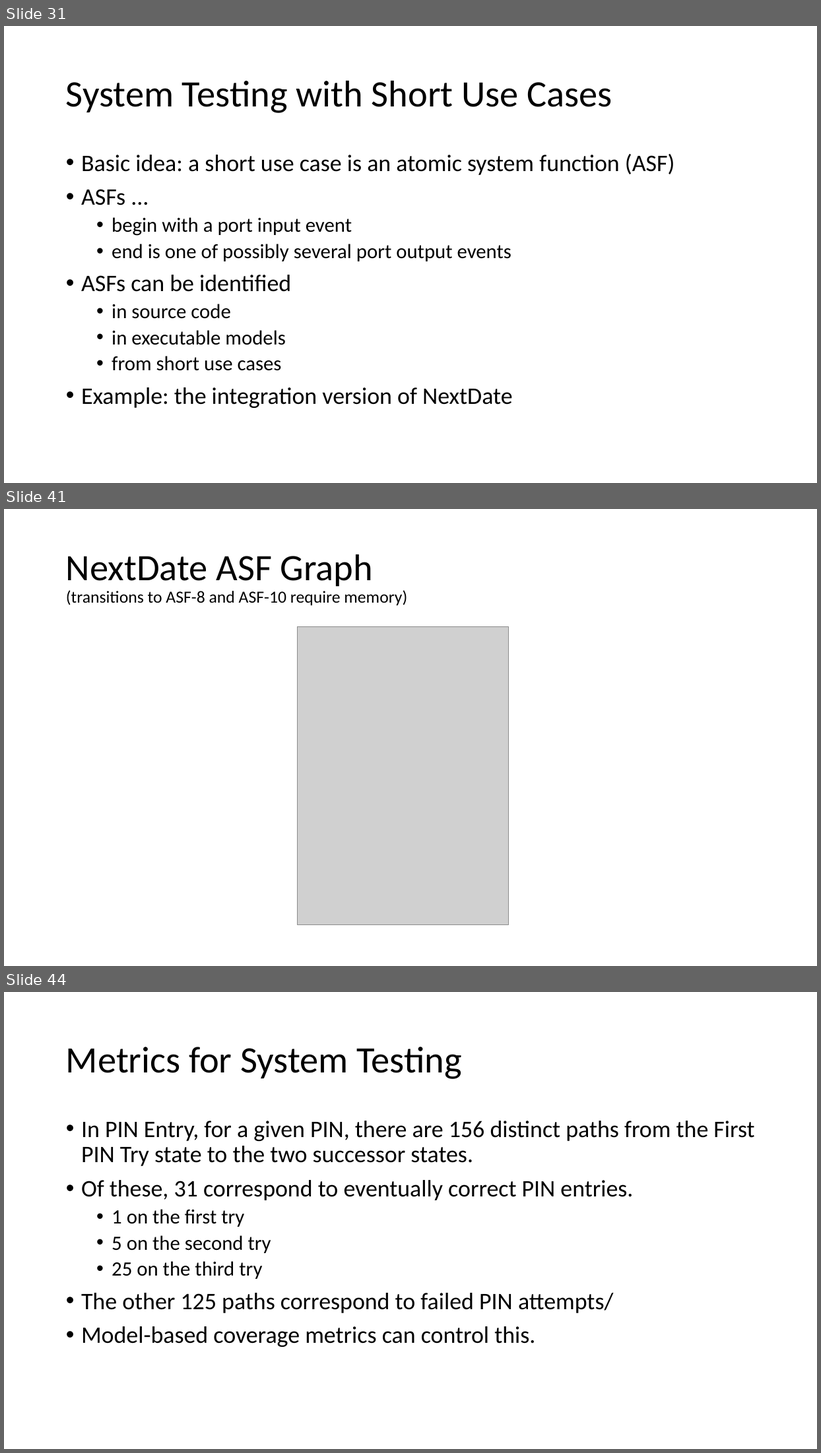
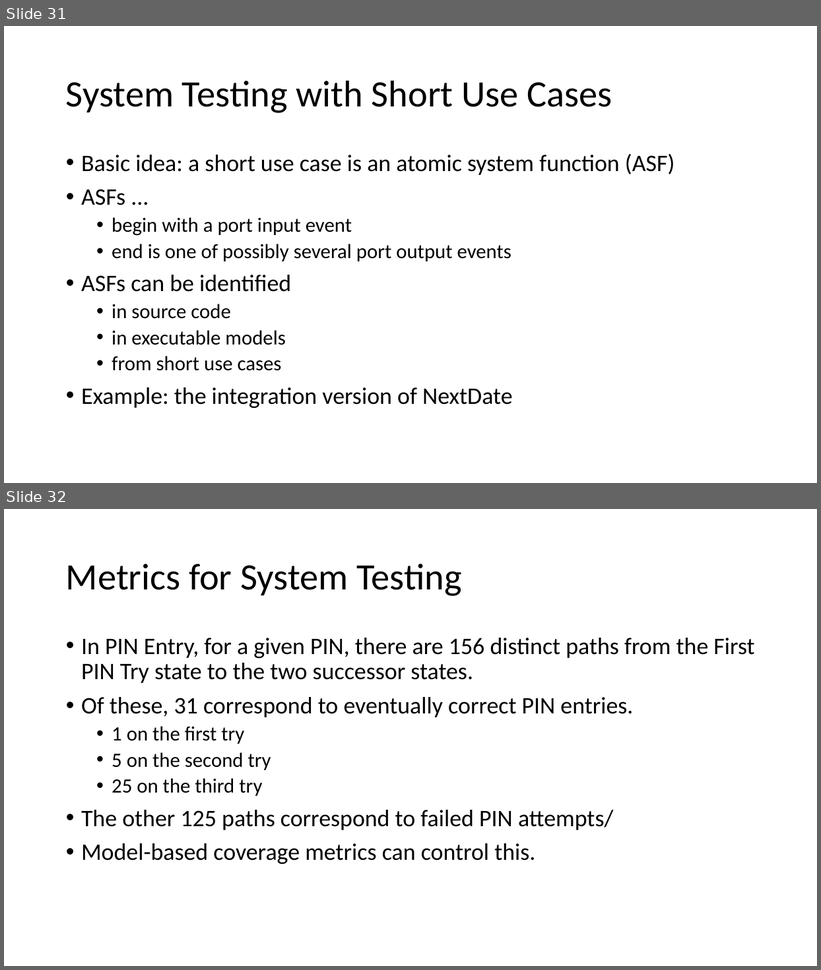
Before and after one commit to malenezi/malenezi, a slide deck: SE401/Lectures/8-Integration, System and Regression Testing/2-System Testing.pptx. Shown one above the other, each under a label of ours: slides 31, 41 and 44 before the commit, slides 31 and 32 after it; the slides between them are not shown. The pictures are 821x1453 and 821x970 pixels, drawn with LibreOffice and Linux fonts; fonts in the diff are those of the drawing; grey boxes stand for pictures. Boxes give left, top, right and bottom in pixels: in the first picture for what was removed or moved away, otherwise in the second. Text is boxed around its words. In the diff, an @@ line names an element or a change of style, - is before the commit and + after.

```diff
--- a/SE401/Lectures/8-Integration, System and Regression Testing/2-System Testing.pptx
+++ b/SE401/Lectures/8-Integration, System and Regression Testing/2-System Testing.pptx
@@ slide 41 removed at (4,509,817,966), background #FFFFFF @@
@@ title removed at (66,554,407,605) @@
-NextDate ASF Graph
-(transitions to ASF-8 and ASF-10 require memory)
@@ picture removed at (298,626,509,925) @@
@@ what was slide 44 is now slide 32 @@
```
Also in this commit, not shown: 11 other slides removed, 1 other file.
